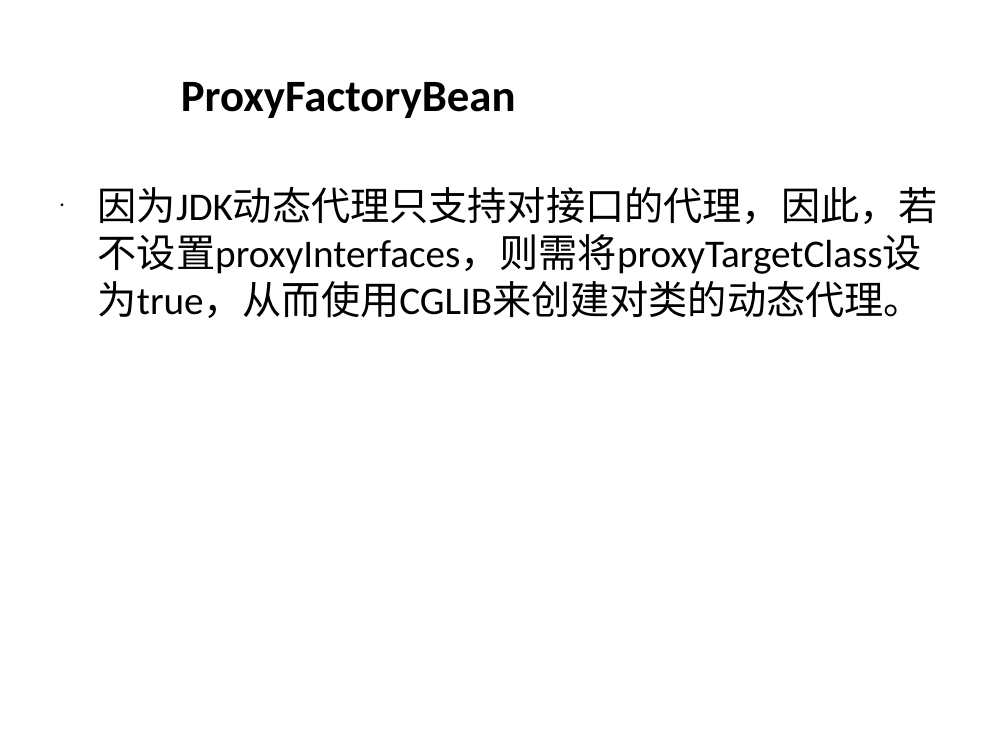
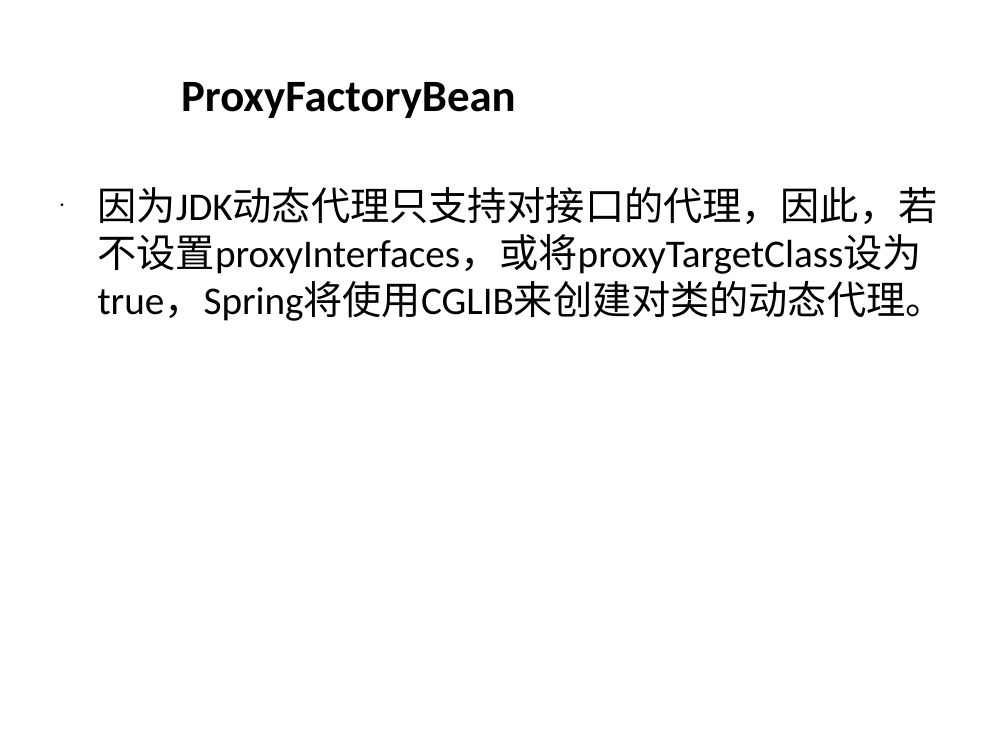
Before and after one commit to burstinair/clouddrive, a slide deck: slide 34 of Spring 学习分享.ppt (slide 37 before the commit). Drawn at 1008x756 pixels with LibreOffice and Linux fonts; fonts in the diff are those of the drawing; background and template pictures are left out. Boxes give left, top, right and bottom in pixels: in the first picture for what was removed or moved away, otherwise in the second. Text is boxed around its words. In the diff, an @@ line names an element or a change of style, - is before the commit and + after.

```diff
--- a/Spring 学习分享.ppt
+++ b/Spring 学习分享.ppt
@@ text at [98,187,945,321]: text changed @@
-• 因为JDK动态代理只支持对接口的代理，因此，若不设置proxyInterfaces，则需将proxyTargetClass设为true，从而使用CGLIB来创建对类的动态代理。
+• 因为JDK动态代理只支持对接口的代理，因此，若不设置proxyInterfaces，或将proxyTargetClass设为true，Spring将使用CGLIB来创建对类的动态代理。
```
Also in this commit, not shown: 52 other slides changed, 1 slide added, 4 slides removed.
